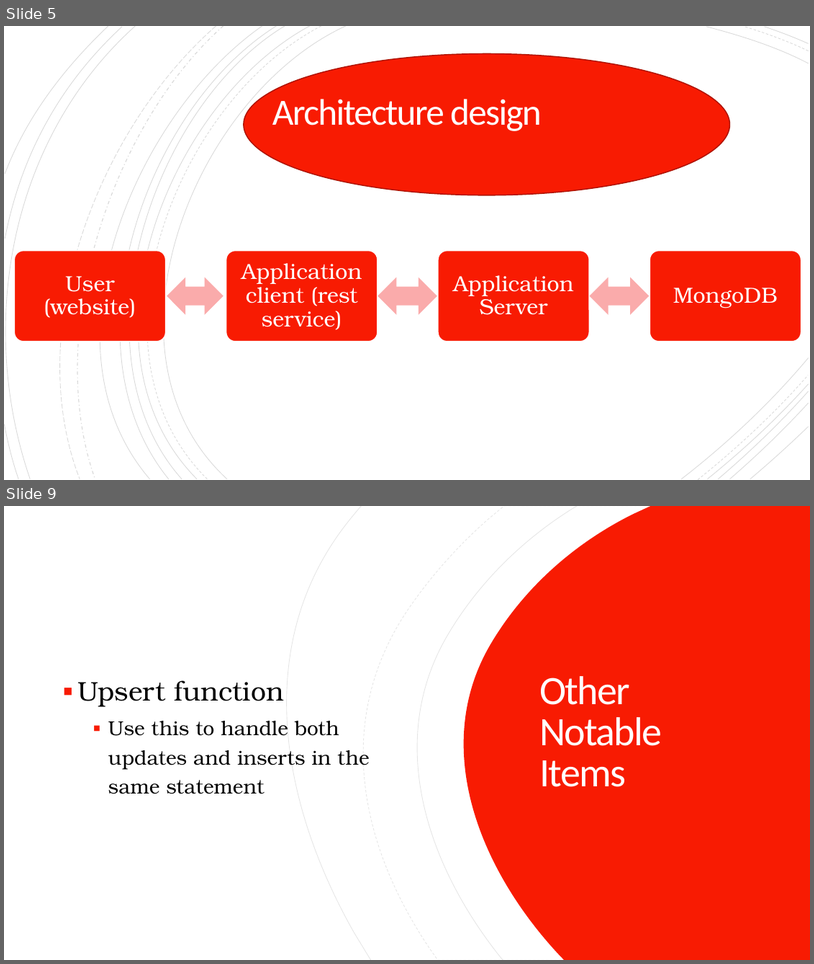
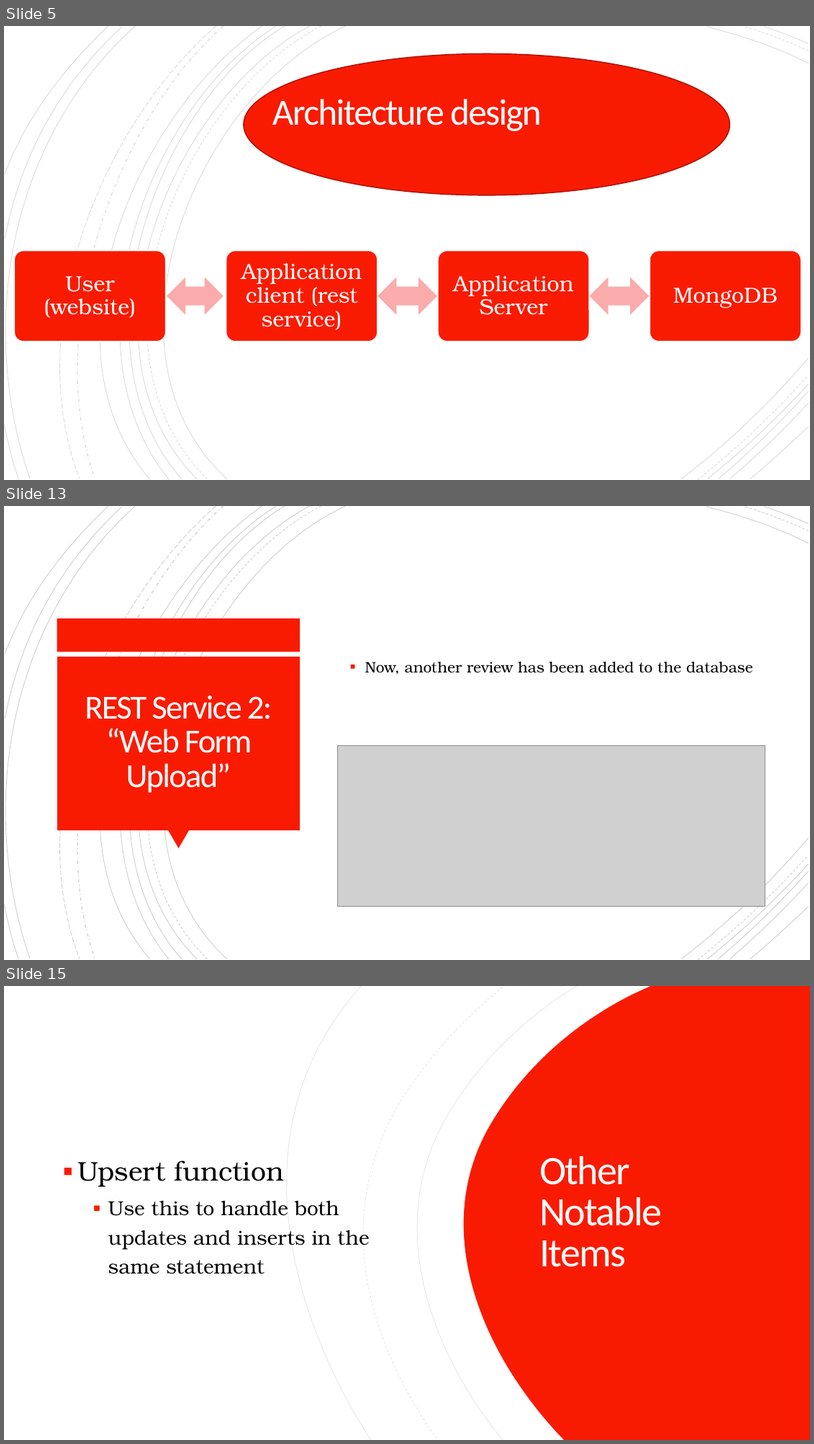
Before and after one commit to anhainguyen82/Database_Final_Project, a slide deck: MSDS_7330_Final_Term_Project.pptx. Shown one above the other, each under a label of ours: slides 5 and 9 before the commit, slides 5, 13 and 15 after it; the slides between them are not shown. The pictures are 814x964 and 814x1444 pixels, drawn with LibreOffice and Linux fonts; fonts in the diff are those of the drawing; grey boxes stand for pictures. Boxes give left, top, right and bottom in pixels: in the first picture for what was removed or moved away, otherwise in the second. Text is boxed around its words. In the diff, an @@ line names an element or a change of style, - is before the commit and + after.

Commit message:
Update MSDS_7330_Final_Term_Project.pptx
Updated with Tori's additions to the REST service

```diff
--- a/MSDS_7330_Final_Term_Project.pptx
+++ b/MSDS_7330_Final_Term_Project.pptx
@@ slide 13 added at box(4, 506, 810, 960), background #FFFFFF; not listed: 18 template elements that a slide beside it also shows @@
@@ rectangle added at box(57, 618, 301, 651), fill #F81B02 @@
@@ rectangle added at box(57, 656, 300, 830), fill #F81B02 @@
@@ text added at box(365, 662, 754, 674), 18 pt, text #000000 @@
+▪ Now, another review has been added to the database
@@ title added at box(85, 695, 272, 793), 40 pt, text #FFFEFF @@
+REST Service 2:
+“Web Form Upload”
@@ picture added at box(338, 746, 766, 906) @@
@@ triangle added at box(168, 830, 189, 849), fill #F81B02 @@
@@ freeform shape added at box(682, 837, 809, 958), outline #000000 0.75 pt @@
@@ freeform shape added at box(708, 864, 809, 958), outline #000000 0.75 pt @@
@@ freeform shape added at box(718, 871, 808, 958), outline #000000 0.75 pt @@
@@ what was slide 9 is now slide 15 @@
```
Also in this commit, not shown: 3 slides changed, 5 other slides added.
